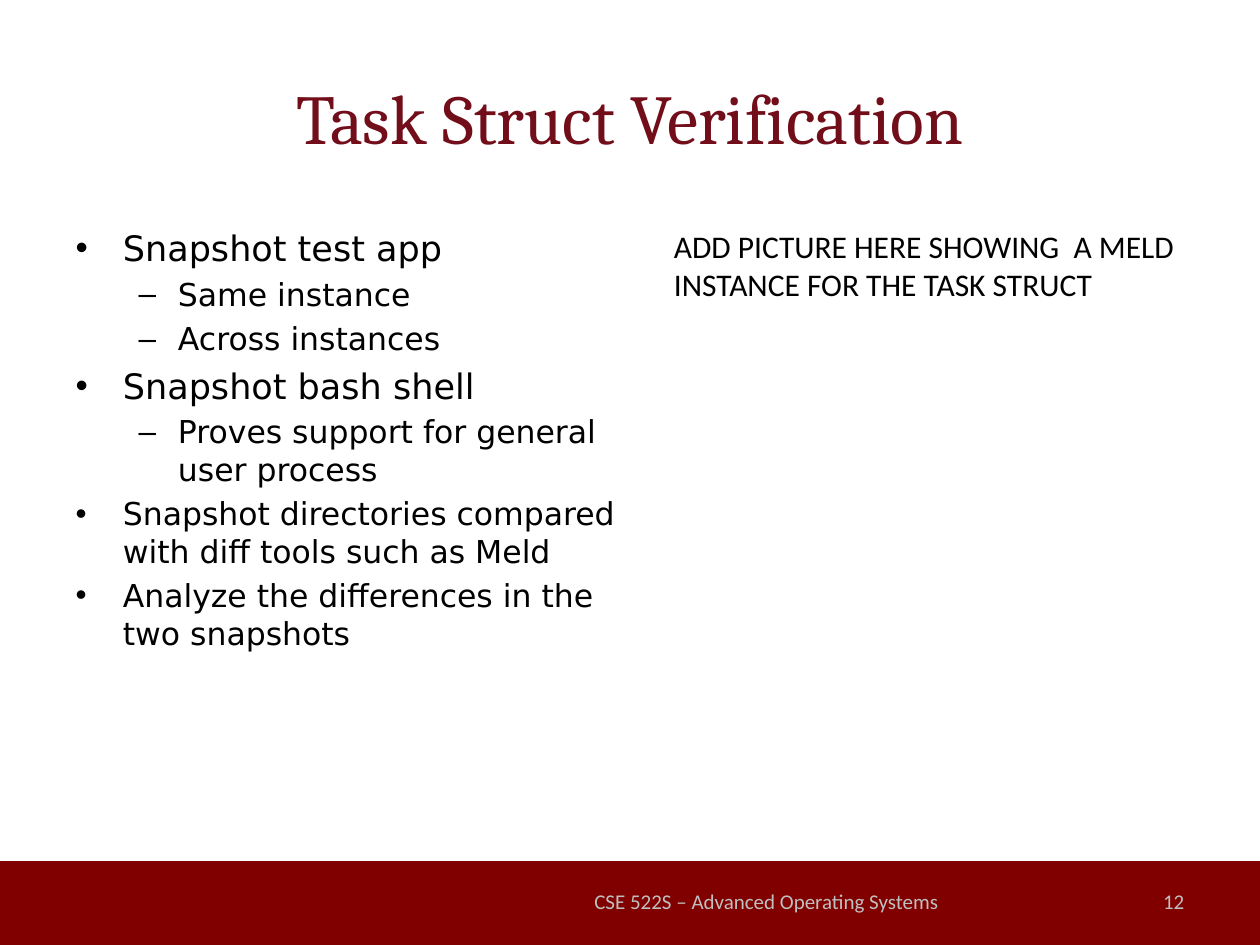
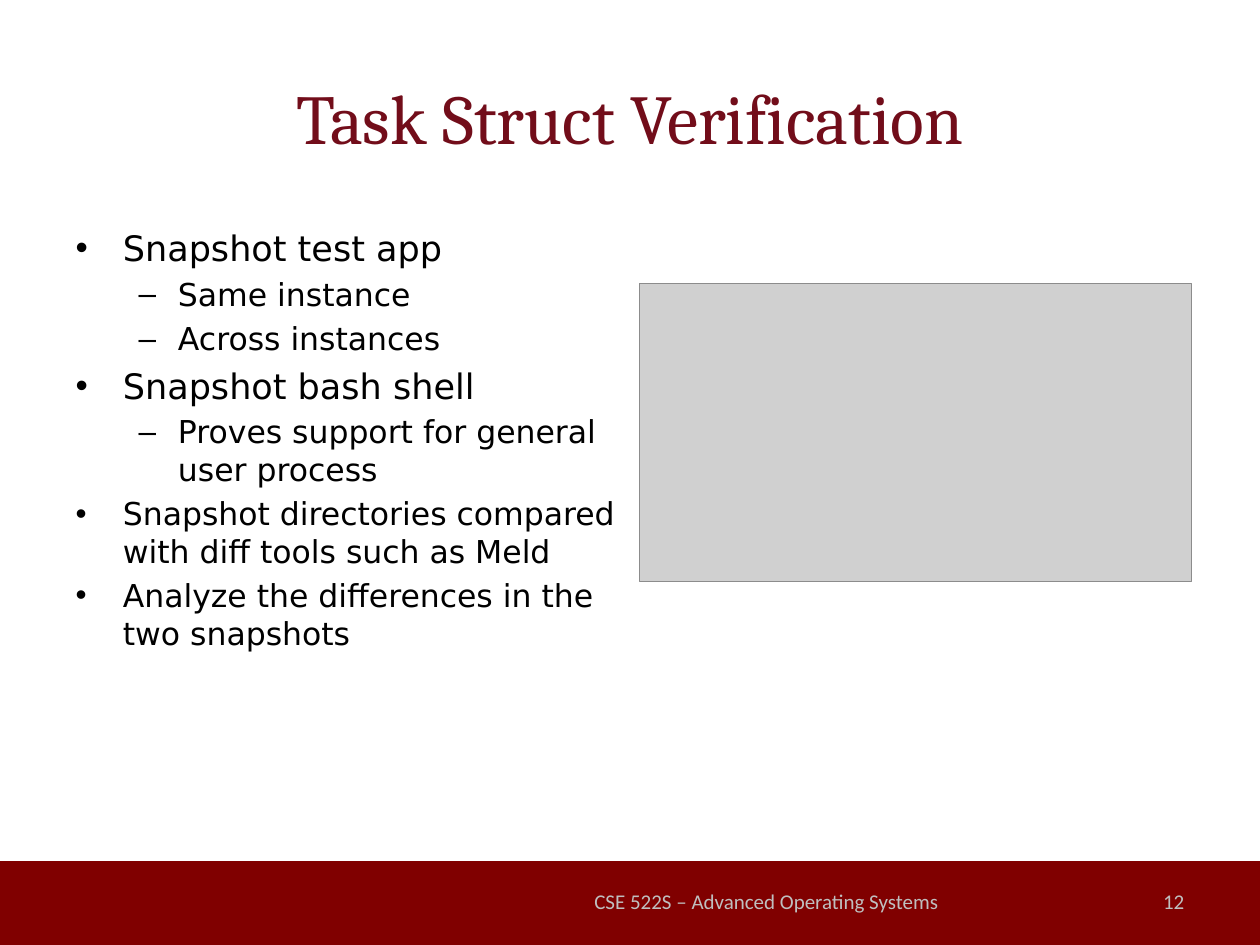
Before and after one commit to millerrt3/LinuxSuspendable, a slide deck: slide 12 of final_presentation.pptx. Drawn at 1260x945 pixels with LibreOffice and Linux fonts; fonts in the diff are those of the drawing; grey boxes stand for pictures; background and template pictures are left out. Boxes give left, top, right and bottom in pixels: in the first picture for what was removed or moved away, otherwise in the second. Text is boxed around its words. In the diff, an @@ line names an element or a change of style, - is before the commit and + after.

Commit message:
Added the captures that can be utilized with meld to show the characteristics discussed in the presentation. Also, added some final touches to the presentation.

```diff
--- a/final_presentation.pptx
+++ b/final_presentation.pptx
@@ text removed at (x1=674, y1=237, x2=1174, y2=297) @@
-ADD PICTURE HERE SHOWING A MELD INSTANCE FOR THE TASK STRUCT
@@ picture added at (x1=640, y1=284, x2=1192, y2=581) @@
```
Also in this commit, not shown: 7 other slides changed, 7 other files.
